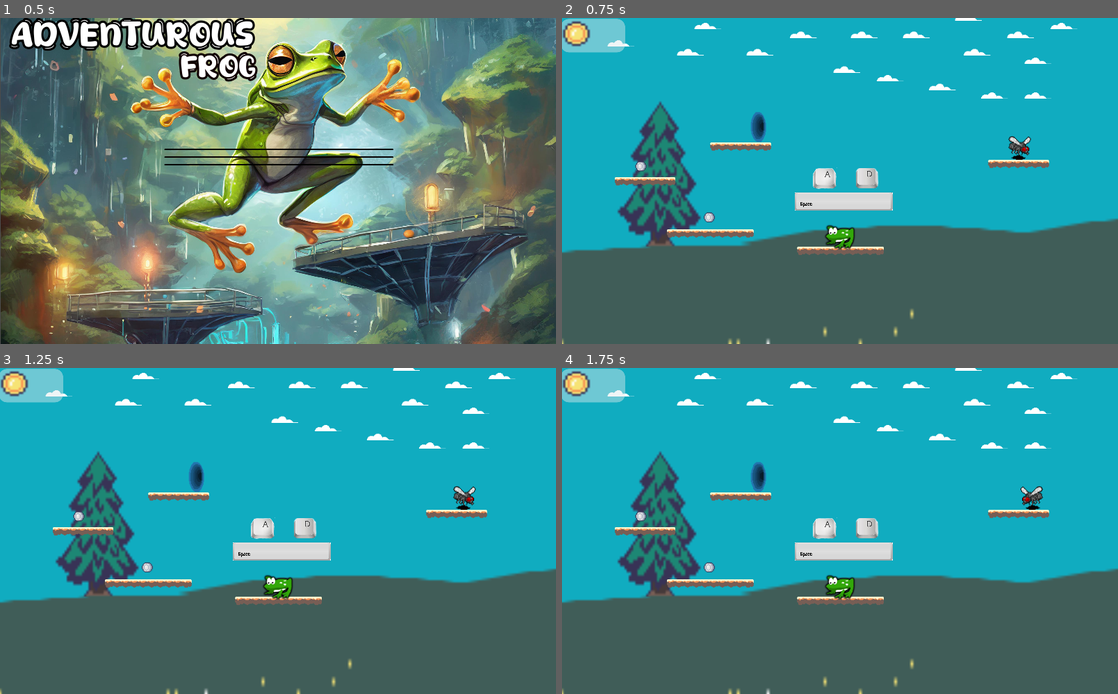
Above: before the commit, frames 1-4 (two rows, left to right).
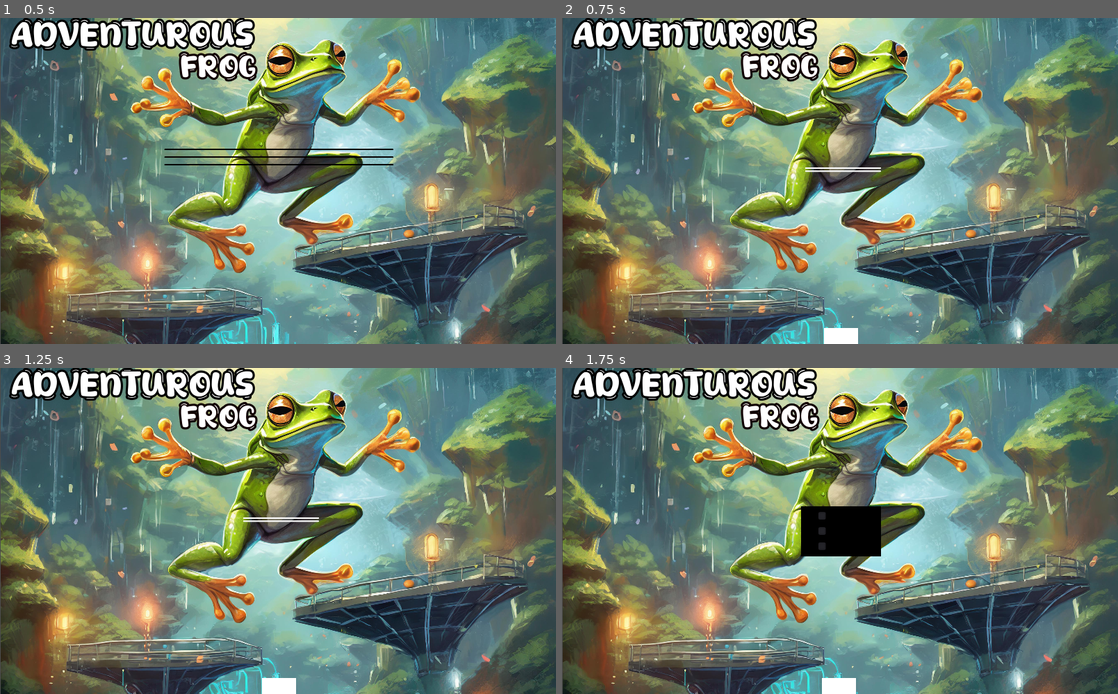
Above: after the commit, the same moments.

Repository: gabymuise/AdventurousFrog
Game: Godot game, scene res://Main/Menu.tscn
The game is run twice, just before and just after one commit, with the same random seed, the same clock (stepped at 60 frames per second) and the same inputs.
Inputs (mouse positions are in pixels of both pictures, inside the frame that each line leads up to):
- Up to frame 1 (0.5 s): no input
- Up to frame 2 (0.75 s): click "SETTING" at 0.5 s
- Up to frame 3 (1.25 s): no input
- Up to frame 4 (1.75 s): click (845, 517) at 1.25 s, where only the run after the commit has a clickable "VIDEO"

Frame 1 is identical in both runs. In frame 2, 94% of the frame differs, in the area x 0-100%, y 0-100%; in frame 3, 94%; in frame 4, 94%.

Commit message:
setting menuPrincipal

Diff:
--- a/Main/Menu.gd
+++ b/Main/Menu.gd
@@ -1,5 +1,9 @@
 extends Control
 
+onready var menu = $Menu
+onready var setting = $Setting
+onready var video = $Video
+onready var audio = $Audio
 
 func _on_Play_pressed():
 	get_tree().change_scene("res://Worlds/World1.tscn")
@@ -7,3 +11,57 @@
 
 func _on_Exit_pressed():
 	get_tree().quit()
+
+
+func _on_Setting_pressed():
+	show_and_hide(setting,menu)
+
+func show_and_hide(first, second):
+	first.show()
+	second.hide()
+
+
+func _on_Video_pressed():
+	show_and_hide(video, setting)
+
+
+func _on_Audio_pressed():
+	show_and_hide(audio, setting)
+
+
+func _on_Back_pressed():
+	show_and_hide(menu, setting)
+
+
+func _on_FullScreen_toggled(button_pressed):
+	OS.window_fullscreen = button_pressed
+
+
+func _on_Borderless_toggled(button_pressed):
+	OS.window_borderless = button_pressed
+
+
+func _on_VSync_toggled(button_pressed):
+	OS.vsync_enabled = button_pressed
+
+
+func _on_BackVideo_pressed():
+	show_and_hide(setting, video)
+
+func volume(bus_index, value):
+	AudioServer.set_bus_volume_db(bus_index, value)
+
+func _on_Master_value_changed(value):
+	volume(0,value)
+
+
+func _on_Music_value_changed(value):
+	volume(2, value)
+
+
+func _on_SoundFx_value_changed(value):
+	volume(2, value)
+
+
+func _on_BackAudio_pressed():
+	show_and_hide(setting, audio)
--- a/Main/Menu.tscn
+++ b/Main/Menu.tscn
@@ -63,6 +63,76 @@
 outline_color = Color( 0.0705882, 0.0117647, 0.0117647, 1 )
 font_data = SubResource( 8 )
 
+[sub_resource type="DynamicFontData" id=19]
+font_path = "res://font/Asquire.otf"
+
+[sub_resource type="DynamicFont" id=24]
+size = 21
+font_data = SubResource( 19 )
+
+[sub_resource type="StyleBoxFlat" id=25]
+bg_color = Color( 0.6, 0.6, 0.6, 0.67451 )
+
+[sub_resource type="StyleBoxFlat" id=26]
+bg_color = Color( 1, 1, 1, 1 )
+corner_radius_top_left = 16
+corner_radius_top_right = 16
+corner_radius_bottom_right = 16
+corner_radius_bottom_left = 16
+
+[sub_resource type="DynamicFontData" id=23]
+font_path = "res://font/Asquire.otf"
+
+[sub_resource type="DynamicFont" id=27]
+size = 21
+font_data = SubResource( 23 )
+
+[sub_resource type="StyleBoxFlat" id=28]
+bg_color = Color( 0.6, 0.6, 0.6, 0.639216 )
+
+[sub_resource type="StyleBoxFlat" id=29]
+bg_color = Color( 1, 1, 1, 1 )
+
+[sub_resource type="DynamicFontData" id=30]
+font_path = "res://font/Asquire.otf"
+
+[sub_resource type="DynamicFont" id=31]
+size = 21
+font_data = SubResource( 30 )
+
+[sub_resource type="DynamicFontData" id=32]
+font_path = "res://font/Asquire.otf"
+
+[sub_resource type="DynamicFont" id=33]
+size = 21
+font_data = SubResource( 32 )
+
+[sub_resource type="StyleBoxFlat" id=34]
+bg_color = Color( 0.6, 0.6, 0.6, 0.639216 )
+
+[sub_resource type="StyleBoxFlat" id=35]
+bg_color = Color( 1, 1, 1, 1 )
+
+[sub_resource type="DynamicFontData" id=36]
+font_path = "res://font/Asquire.otf"
+
+[sub_resource type="DynamicFont" id=37]
+size = 14
+font_data = SubResource( 36 )
+
+[sub_resource type="DynamicFontData" id=38]
+font_path = "res://font/Asquire.otf"
+
+[sub_resource type="DynamicFont" id=39]
+size = 21
+font_data = SubResource( 38 )
+
+[sub_resource type="StyleBoxFlat" id=40]
+bg_color = Color( 0.6, 0.6, 0.6, 0.639216 )
+
+[sub_resource type="StyleBoxFlat" id=41]
+bg_color = Color( 1, 1, 1, 1 )
+
 [node name="Menu" type="Control"]
 anchor_right = 1.0
 anchor_bottom = 1.0
@@ -82,7 +152,7 @@
 texture = ExtResource( 1 )
 expand = true
 
-[node name="VBoxContainer" type="VBoxContainer" parent="."]
+[node name="Menu" type="VBoxContainer" parent="."]
 anchor_left = 0.5
 anchor_top = 0.5
 anchor_right = 0.5
@@ -93,7 +163,7 @@
 margin_bottom = 59.5
 custom_constants/separation = 12
 
-[node name="Play" type="Button" parent="VBoxContainer"]
+[node name="Play" type="Button" parent="Menu"]
 margin_right = 421.0
 margin_bottom = 35.0
 custom_fonts/font = SubResource( 2 )
@@ -101,7 +171,7 @@
 custom_styles/normal = SubResource( 4 )
 text = "PLAY"
 
-[node name="Setting" type="Button" parent="VBoxContainer"]
+[node name="Setting" type="Button" parent="Menu"]
 margin_top = 47.0
 margin_right = 421.0
 margin_bottom = 82.0
@@ -110,7 +180,7 @@
 custom_styles/normal = SubResource( 4 )
 text = "SETTING"
 
-[node name="Exit" type="Button" parent="VBoxContainer"]
+[node name="Exit" type="Button" parent="Menu"]
 margin_top = 94.0
 margin_right = 421.0
 margin_bottom = 129.0
@@ -134,6 +204,253 @@
 custom_fonts/font = SubResource( 9 )
 text = "FROG"
 
-[connection signal="pressed" from="VBoxContainer/Play" to="." method="_on_Play_pressed"]
-[connection signal="pressed" from="VBoxContainer/Setting" to="." method="_on_Play_pressed"]
-[connection signal="pressed" from="VBoxContainer/Exit" to="." method="_on_Exit_pressed"]
+[node name="Setting" type="Control" parent="."]
+visible = false
+anchor_right = 1.0
+anchor_bottom = 1.0
+
+[node name="VBoxContainer" type="VBoxContainer" parent="Setting"]
+anchor_left = 0.5
+anchor_top = 0.5
+anchor_right = 0.5
+anchor_bottom = 0.5
+margin_left = -64.544
+margin_top = -25.0
+margin_right = 64.544
+margin_bottom = 25.0
+rect_scale = Vector2( 1.08, 1 )
+
+[node name="Video" type="Button" parent="Setting/VBoxContainer"]
+margin_right = 129.0
+margin_bottom = 23.0
+custom_colors/font_color_disabled = Color( 0, 0, 0, 1 )
+custom_colors/font_color = Color( 0, 0, 0, 1 )
+custom_fonts/font = SubResource( 24 )
+custom_styles/hover = SubResource( 25 )
+custom_styles/normal = SubResource( 26 )
+text = "VIDEO"
+
+[node name="Audio" type="Button" parent="Setting/VBoxContainer"]
+margin_top = 27.0
+margin_right = 129.0
+margin_bottom = 50.0
+custom_colors/font_color_disabled = Color( 0, 0, 0, 1 )
+custom_colors/font_color = Color( 0, 0, 0, 1 )
+custom_fonts/font = SubResource( 24 )
+custom_styles/hover = SubResource( 25 )
+custom_styles/normal = SubResource( 26 )
+text = "AUDIO"
+
+[node name="Back" type="Button" parent="Setting"]
+anchor_left = 0.5
+anchor_top = 0.497
+anchor_right = 0.5
+anchor_bottom = 0.497
+margin_left = -30.0
+margin_top = 272.8
+margin_right = 32.0
+margin_bottom = 301.8
+custom_colors/font_color_disabled = Color( 0, 0, 0, 1 )
+custom_colors/font_color = Color( 0, 0, 0, 1 )
+custom_colors/font_color_hover = Color( 0, 0, 0, 1 )
+custom_colors/font_color_pressed = Color( 0, 0, 0, 1 )
+custom_fonts/font = SubResource( 27 )
+custom_styles/hover = SubResource( 28 )
+custom_styles/normal = SubResource( 29 )
+text = "BACK"
+
+[node name="Video" type="Control" parent="."]
+visible = false
+anchor_right = 1.0
+anchor_bottom = 1.0
+
+[node name="ColorRect" type="ColorRect" parent="Video"]
+anchor_left = 0.5
+anchor_top = 0.5
+anchor_right = 0.5
+anchor_bottom = 0.5
+margin_left = -73.5
+margin_top = -46.5
+margin_right = 73.5
+margin_bottom = 46.5
+color = Color( 0, 0, 0, 1 )
+
+[node name="HBoxContainer" type="HBoxContainer" parent="Video"]
+anchor_left = 0.5
+anchor_top = 0.5
+anchor_right = 0.5
+anchor_bottom = 0.5
+margin_left = -60.0
+margin_top = -40.0
+margin_right = 60.0
+margin_bottom = 40.0
+
+[node name="Labels" type="VBoxContainer" parent="Video/HBoxContainer"]
+margin_right = 92.0
+margin_bottom = 80.0
+
+[node name="FullScreen" type="Label" parent="Video/HBoxContainer/Labels"]
+margin_right = 92.0
+margin_bottom = 23.0
+size_flags_vertical = 6
+custom_fonts/font = SubResource( 31 )
+text = "FullScreen"
+
+[node name="Borderless" type="Label" parent="Video/HBoxContainer/Labels"]
+margin_top = 28.0
+margin_right = 92.0
+margin_bottom = 51.0
+size_flags_vertical = 6
+custom_fonts/font = SubResource( 31 )
+text = "Borderless"
+
+[node name="VSync" type="Label" parent="Video/HBoxContainer/Labels"]
+margin_top = 56.0
+margin_right = 92.0
+margin_bottom = 79.0
+size_flags_vertical = 6
+custom_fonts/font = SubResource( 31 )
+text = "VSync"
+
+[node name="Checks" type="VBoxContainer" parent="Video/HBoxContainer"]
+margin_left = 96.0
+margin_right = 120.0
+margin_bottom = 80.0
+
+[node name="FullScreen" type="CheckBox" parent="Video/HBoxContainer/Checks"]
+margin_right = 24.0
+margin_bottom = 24.0
+
+[node name="Borderless" type="CheckBox" parent="Video/HBoxContainer/Checks"]
+margin_top = 28.0
+margin_right = 24.0
+margin_bottom = 52.0
+
+[node name="VSync" type="CheckBox" parent="Video/HBoxContainer/Checks"]
+margin_top = 56.0
+margin_right = 24.0
+margin_bottom = 80.0
+
+[node name="BackVideo" type="Button" parent="Video"]
+anchor_left = 0.5
+anchor_top = 0.5
+anchor_right = 0.5
+anchor_bottom = 0.5
+margin_left = -34.0
+margin_top = 271.0
+margin_right = 28.0
+margin_bottom = 300.0
+custom_colors/font_color_disabled = Color( 0, 0, 0, 1 )
+custom_colors/font_color = Color( 0, 0, 0, 1 )
+custom_colors/font_color_hover = Color( 0, 0, 0, 1 )
+custom_colors/font_color_pressed = Color( 0, 0, 0, 1 )
+custom_fonts/font = SubResource( 33 )
+custom_styles/hover = SubResource( 34 )
+custom_styles/normal = SubResource( 35 )
+text = "BACK"
+
+[node name="Audio" type="Control" parent="."]
+visible = false
+anchor_right = 1.0
+anchor_bottom = 1.0
+
+[node name="ColorRect" type="ColorRect" parent="Audio"]
+anchor_left = 0.5
+anchor_top = 0.5
+anchor_right = 0.5
+anchor_bottom = 0.5
+margin_left = -87.5
+margin_top = -32.5
+margin_right = 87.5
+margin_bottom = 32.5
+color = Color( 0, 0, 0, 1 )
+
+[node name="HBoxContainer" type="HBoxContainer" parent="Audio"]
+anchor_left = 0.5
+anchor_top = 0.5
+anchor_right = 0.5
+anchor_bottom = 0.5
+margin_left = -87.5
+margin_top = -28.0
+margin_right = 87.5
+margin_bottom = 28.0
+
+[node name="Labels" type="VBoxContainer" parent="Audio/HBoxContainer"]
+margin_right = 46.0
+margin_bottom = 56.0
+
+[node name="Master" type="Label" parent="Audio/HBoxContainer/Labels"]
+margin_right = 46.0
+margin_bottom = 15.0
+size_flags_vertical = 6
+custom_fonts/font = SubResource( 37 )
+text = "Master"
+
+[node name="Music" type="Label" parent="Audio/HBoxContainer/Labels"]
+margin_top = 20.0
+margin_right = 46.0
+margin_bottom = 35.0
+size_flags_vertical = 6
+custom_fonts/font = SubResource( 37 )
+text = "Music"
+
+[node name="SoundFx" type="Label" parent="Audio/HBoxContainer/Labels"]
+margin_top = 40.0
+margin_right = 46.0
+margin_bottom = 55.0
+size_flags_vertical = 6
+custom_fonts/font = SubResource( 37 )
+text = "SoundFx"
+
+[node name="Slider" type="VBoxContainer" parent="Audio/HBoxContainer"]
+margin_left = 50.0
+margin_right = 175.0
+margin_bottom = 56.0
+size_flags_horizontal = 3
+
+[node name="Master" type="HSlider" parent="Audio/HBoxContainer/Slider"]
+margin_right = 125.0
+margin_bottom = 16.0
+
+[node name="Music" type="HSlider" parent="Audio/HBoxContainer/Slider"]
+margin_top = 20.0
+margin_right = 125.0
+margin_bottom = 36.0
+
+[node name="SoundFx" type="HSlider" parent="Audio/HBoxContainer/Slider"]
+margin_top = 40.0
+margin_right = 125.0
+margin_bottom = 56.0
+
+[node name="BackAudio" type="Button" parent="Audio"]
+anchor_left = 0.5
+anchor_top = 0.5
+anchor_right = 0.5
+anchor_bottom = 0.5
+margin_left = -30.0
+margin_top = 271.0
+margin_right = 32.0
+margin_bottom = 300.0
+custom_colors/font_color_disabled = Color( 0, 0, 0, 1 )
+custom_colors/font_color = Color( 0, 0, 0, 1 )
+custom_colors/font_color_hover = Color( 0, 0, 0, 1 )
+custom_colors/font_color_pressed = Color( 0, 0, 0, 1 )
+custom_fonts/font = SubResource( 39 )
+custom_styles/hover = SubResource( 40 )
+custom_styles/normal = SubResource( 41 )
+text = "BACK"
+
+[connection signal="pressed" from="Menu/Play" to="." method="_on_Play_pressed"]
+[connection signal="pressed" from="Menu/Setting" to="." method="_on_Setting_pressed"]
+[connection signal="pressed" from="Menu/Exit" to="." method="_on_Exit_pressed"]
+[connection signal="pressed" from="Setting/VBoxContainer/Video" to="." method="_on_Video_pressed"]
+[connection signal="pressed" from="Setting/VBoxContainer/Audio" to="." method="_on_Audio_pressed"]
+[connection signal="pressed" from="Setting/Back" to="." method="_on_Back_pressed"]
+[connection signal="toggled" from="Video/HBoxContainer/Checks/FullScreen" to="." method="_on_FullScreen_toggled"]
+[connection signal="toggled" from="Video/HBoxContainer/Checks/Borderless" to="." method="_on_Borderless_toggled"]
+[connection signal="toggled" from="Video/HBoxContainer/Checks/VSync" to="." method="_on_VSync_toggled"]
+[connection signal="pressed" from="Video/BackVideo" to="." method="_on_BackVideo_pressed"]
+[connection signal="value_changed" from="Audio/HBoxContainer/Slider/Master" to="." method="_on_Master_value_changed"]
+[connection signal="value_changed" from="Audio/HBoxContainer/Slider/Music" to="." method="_on_Music_value_changed"]
+[connection signal="value_changed" from="Audio/HBoxContainer/Slider/SoundFx" to="." method="_on_SoundFx_value_changed"]
+[connection signal="pressed" from="Audio/BackAudio" to="." method="_on_BackAudio_pressed"]
--- a/Main/MenuPause.tscn
+++ b/Main/MenuPause.tscn
@@ -151,7 +151,6 @@
 rect_rotation = 1.33092
 custom_fonts/font = SubResource( 16 )
 text = "ADVENTUROUS FROG"
-percent_visible = -0.0666667
 max_lines_visible = 0
 
 [node name="Setting" type="Control" parent="."]
--- a/default_bus_layout.tres
+++ b/default_bus_layout.tres
@@ -5,7 +5,7 @@
 bus/1/solo = false
 bus/1/mute = false
 bus/1/bypass_fx = false
-bus/1/volume_db = 0.0
+bus/1/volume_db = 1.06049
 bus/1/send = "Master"
 bus/2/name = "SoundFx"
 bus/2/solo = false
Not shown: 1 places in Main/Menu.tscn that only renumber resources
Not shown: 3 places in Main/MenuPause.tscn that only renumber resources
